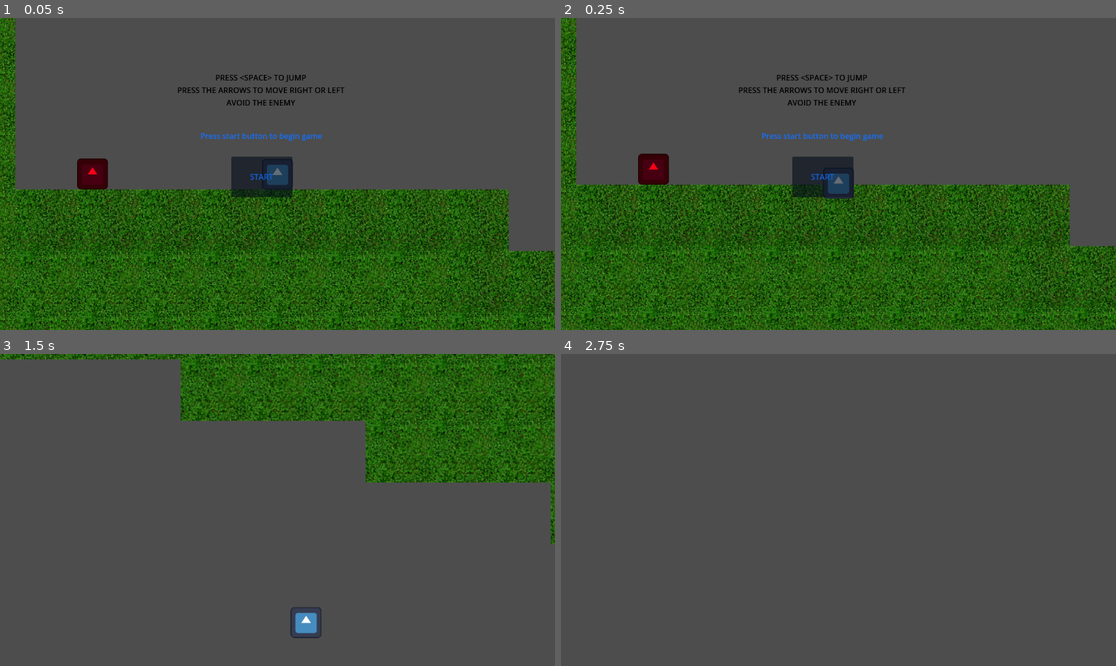
Above: before the commit, frames 1-4 (two rows, left to right).
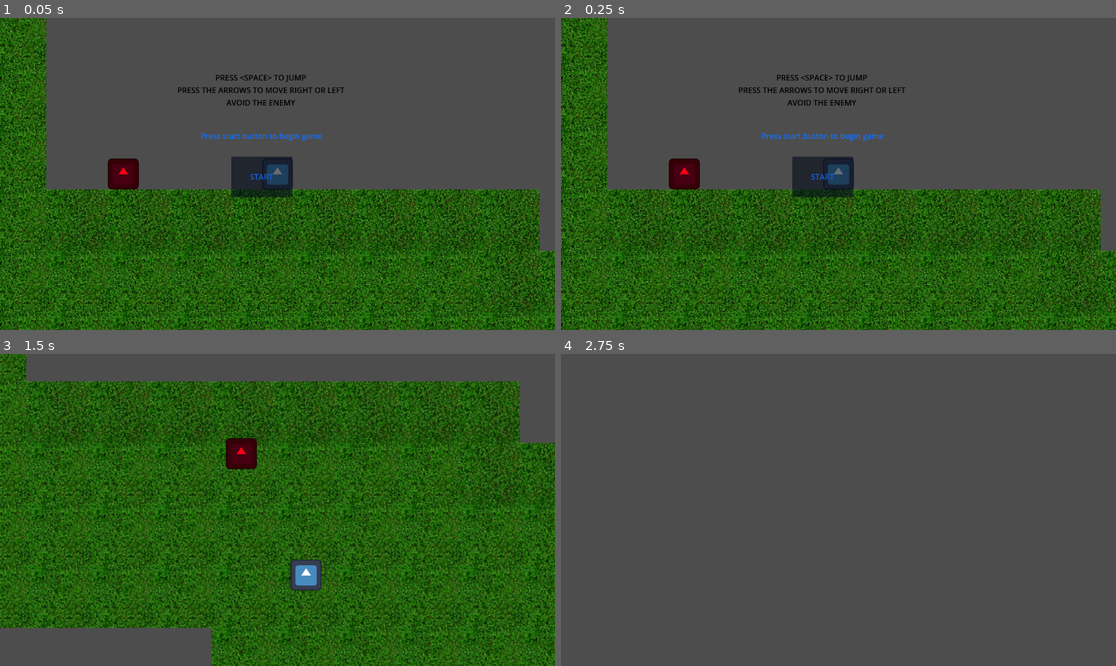
Above: after the commit, the same moments.

Repository: drew-kinsey-09/The_Chase
Game: Godot game, scene res://levels/level_2.tscn
Same seed, same stepped clock (60 frames per second), same inputs: the game is played once before the commit and once after it. This scene is started directly instead of the project's main scene. The engine's default icon, where the game draws it, is replaced by a stand-in: a white triangle on a blue panel in a dark square.
Inputs:
- Up to frame 1 (0.05 s): no input
- Up to frame 2 (0.25 s): no input
- Up to frame 3 (1.5 s): click "START" at 0.5 s; tap Enter (ui_accept) at 1.25 s; hold Right (ui_right) from 1.28 s (still down)
- Up to frame 4 (2.75 s): keep holding Right (ui_right); tap Enter (ui_accept) at 1.52, 2.27 s

The runs differ from the first frame. In frame 1, 29% of the frame differs, in the area x 0-100%, y 0-100%; in frame 2, 30%; in frame 3, 85%; in frame 4, nothing differs.

Commit message:
practically nothing

Diff:
--- a/the-chase/character_body_2d.gd
+++ b/the-chase/character_body_2d.gd
@@ -4,7 +4,7 @@
 
 const SPEED = 500.0
 const JUMP_VELOCITY = -500.0
-var can_move = true
+var can_move = false
 
 
 func _physics_process(delta: float) -> void:
--- a/the-chase/levels/level_1.tscn
+++ b/the-chase/levels/level_1.tscn
@@ -1,22 +1,24 @@
-[gd_scene load_steps=20 format=3 uid="uid://bk8f33t000c6y"]
-
-[ext_resource type="Texture2D" uid="uid://755f0l2xp2fd" path="res://tileable-grass_clover_tt7010116-sample_1.png" id="1_1fput"]
-[ext_resource type="Script" uid="uid://cporsb3x0kcbh" path="res://character_body_2d.gd" id="2_6yxbg"]
-[ext_resource type="Texture2D" uid="uid://cpx5ppiwwc6lb" path="res://icon.svg" id="3_4fc0e"]
-[ext_resource type="PackedScene" uid="uid://c2efg3l7it3hb" path="res://enemy.tscn" id="4_21ko3"]
-[ext_resource type="Script" uid="uid://bqoccdbk63cf6" path="res://enemy.gd" id="5_s07ge"]
-[ext_resource type="PackedScene" uid="uid://cf53qfm1efyio" path="res://key.tscn" id="6_iwo8l"]
-[ext_resource type="Script" uid="uid://c87uqclomdwjv" path="res://door.gd" id="7_j7211"]
-[ext_resource type="Texture2D" uid="uid://dejvbhmn1xif4" path="res://pixel_door.png" id="8_fd7wu"]
-[ext_resource type="PackedScene" uid="uid://d2ejs6ur4m8ql" path="res://button.tscn" id="9_m080e"]
-[ext_resource type="PackedScene" uid="uid://ddtf6gkk31sfk" path="res://lost.tscn" id="10_nljbn"]
-[ext_resource type="Script" uid="uid://btda04lyiqq17" path="res://lost.gd" id="11_w23s1"]
-[ext_resource type="PackedScene" uid="uid://drulghqyrqivo" path="res://win.tscn" id="12_n1xy8"]
-[ext_resource type="Script" uid="uid://cnwibr6i1yrei" path="res://win.gd" id="13_3yxmn"]
-[ext_resource type="Script" uid="uid://d3qglabsfde1g" path="res://key.gd" id="14_6yxbg"]
+[gd_scene load_steps=21 format=3 uid="uid://bk8f33t000c6y"]
+
+[ext_resource type="Texture2D" uid="uid://755f0l2xp2fd" path="res://tileable-grass_clover_tt7010116-sample_1.png" id="1_betor"]
+[ext_resource type="Script" uid="uid://cporsb3x0kcbh" path="res://character_body_2d.gd" id="2_vjtdm"]
+[ext_resource type="Texture2D" uid="uid://cpx5ppiwwc6lb" path="res://icon.svg" id="3_bgw3c"]
+[ext_resource type="PackedScene" uid="uid://c2efg3l7it3hb" path="res://enemy.tscn" id="4_lrvbd"]
+[ext_resource type="Script" uid="uid://bqoccdbk63cf6" path="res://enemy.gd" id="5_oqlok"]
+[ext_resource type="Script" uid="uid://c87uqclomdwjv" path="res://door.gd" id="6_7nvrk"]
+[ext_resource type="Texture2D" uid="uid://dejvbhmn1xif4" path="res://pixel_door.png" id="7_jkxa6"]
+[ext_resource type="PackedScene" uid="uid://d2ejs6ur4m8ql" path="res://button.tscn" id="8_w75he"]
+[ext_resource type="PackedScene" uid="uid://ddtf6gkk31sfk" path="res://lost.tscn" id="9_udfhf"]
+[ext_resource type="Script" uid="uid://btda04lyiqq17" path="res://lost.gd" id="10_i6od7"]
+[ext_resource type="PackedScene" uid="uid://drulghqyrqivo" path="res://win.tscn" id="11_ryfpa"]
+[ext_resource type="Script" uid="uid://cnwibr6i1yrei" path="res://win.gd" id="12_ntdhj"]
+[ext_resource type="PackedScene" uid="uid://cf53qfm1efyio" path="res://key.tscn" id="13_0fu15"]
+[ext_resource type="Script" uid="uid://d3qglabsfde1g" path="res://key.gd" id="14_4knja"]
+
+[sub_resource type="PhysicsMaterial" id="PhysicsMaterial_betor"]
 
 [sub_resource type="TileSetAtlasSource" id="TileSetAtlasSource_iivgo"]
-texture = ExtResource("1_1fput")
+texture = ExtResource("1_betor")
 texture_region_size = Vector2i(128, 128)
 0:0/0 = 0
 0:0/0/physics_layer_0/polygon_0/points = PackedVector2Array(-64, -64, 64, -64, 64, 64, -64, 64)
@@ -282,6 +284,7 @@
 [sub_resource type="TileSet" id="TileSet_lquwl"]
 tile_size = Vector2i(128, 128)
 physics_layer_0/collision_layer = 1
+physics_layer_0/physics_material = SubResource("PhysicsMaterial_betor")
 sources/0 = SubResource("TileSetAtlasSource_iivgo")
 
 [sub_resource type="RectangleShape2D" id="RectangleShape2D_5vw27"]
@@ -291,18 +294,19 @@
 size = Vector2(127.5, 128)
 
 [sub_resource type="RectangleShape2D" id="RectangleShape2D_kek77"]
-size = Vector2(152, 400)
-
-[node name="Node2D" type="Node2D"]
+size = Vector2(232, 400)
+
+[node name="level_1" type="Node2D"]
 
 [node name="TileMap" type="TileMap" parent="."]
 tile_set = SubResource("TileSet_lquwl")
+collision_animatable = true
 format = 2
 layer_0/tile_data = PackedInt32Array(196603, 0, 0, 196604, 0, 0, 196605, 0, 0, 196606, 0, 0, 196607, 0, 0, 131072, 0, 0 …(4696 unchanged characters)…
 
 [node name="Player" type="CharacterBody2D" parent="."]
 position = Vector2(0, 224)
-script = ExtResource("2_6yxbg")
+script = ExtResource("2_vjtdm")
 
 [node name="hitbox" type="Area2D" parent="Player"]
 
@@ -315,47 +319,47 @@
 
 [node name="Icon" type="Sprite2D" parent="Player"]
 scale = Vector2(0.5, 0.5)
-texture = ExtResource("3_4fc0e")
+texture = ExtResource("3_bgw3c")
 
 [node name="Camera2D" type="Camera2D" parent="Player"]
 position_smoothing_enabled = true
 
-[node name="Enemy" parent="." instance=ExtResource("4_21ko3")]
+[node name="Enemy" parent="." instance=ExtResource("4_lrvbd")]
 position = Vector2(-512, 224)
 scale = Vector2(1, 1)
 motion_mode = 1
-script = ExtResource("5_s07ge")
+script = ExtResource("5_oqlok")
 
 [node name="door_detection" type="Area2D" parent="."]
 
 [node name="Door" type="Node2D" parent="door_detection"]
-script = ExtResource("7_j7211")
+script = ExtResource("6_7nvrk")
 
 [node name="opened" type="Sprite2D" parent="door_detection/Door"]
 visible = false
 modulate = Color(0, 0, 0, 1)
 position = Vector2(2056, 56)
-texture = ExtResource("8_fd7wu")
+texture = ExtResource("7_jkxa6")
 
 [node name="closed" type="Sprite2D" parent="door_detection/Door"]
 position = Vector2(2056, 56)
-texture = ExtResource("8_fd7wu")
+texture = ExtResource("7_jkxa6")
 
 [node name="CollisionShape2D" type="CollisionShape2D" parent="door_detection"]
-position = Vector2(2100, 56)
+position = Vector2(2060, 56)
 shape = SubResource("RectangleShape2D_kek77")
 
-[node name="Button" parent="." instance=ExtResource("9_m080e")]
-
-[node name="lost" parent="." instance=ExtResource("10_nljbn")]
-script = ExtResource("11_w23s1")
-
-[node name="win" parent="." instance=ExtResource("12_n1xy8")]
-script = ExtResource("13_3yxmn")
-
-[node name="key" parent="." instance=ExtResource("6_iwo8l")]
+[node name="Button" parent="." instance=ExtResource("8_w75he")]
+
+[node name="lost" parent="." instance=ExtResource("9_udfhf")]
+script = ExtResource("10_i6od7")
+
+[node name="win" parent="." instance=ExtResource("11_ryfpa")]
+script = ExtResource("12_ntdhj")
+
+[node name="key" parent="." instance=ExtResource("13_0fu15")]
 position = Vector2(1600, -72)
-script = ExtResource("14_6yxbg")
+script = ExtResource("14_4knja")
 
 [connection signal="win" from="Player" to="Enemy" method="_on_player_win"]
 [connection signal="win" from="Player" to="win" method="_on_player_win"]
--- a/the-chase/levels/level_2.tscn
+++ b/the-chase/levels/level_2.tscn
@@ -6,6 +6,8 @@
 [ext_resource type="PackedScene" uid="uid://c2efg3l7it3hb" path="res://enemy.tscn" id="4_5722l"]
 [ext_resource type="Script" uid="uid://bqoccdbk63cf6" path="res://enemy.gd" id="5_5722l"]
 [ext_resource type="PackedScene" uid="uid://d2ejs6ur4m8ql" path="res://button.tscn" id="6_ilhis"]
+
+[sub_resource type="PhysicsMaterial" id="PhysicsMaterial_ilhis"]
 
 [sub_resource type="TileSetAtlasSource" id="TileSetAtlasSource_pqqg8"]
 texture = ExtResource("1_mi4ay")
@@ -17,6 +19,8 @@
 
 [sub_resource type="TileSet" id="TileSet_0srwa"]
 tile_size = Vector2i(128, 128)
+physics_layer_0/collision_layer = 1
+physics_layer_0/physics_material = SubResource("PhysicsMaterial_ilhis")
 sources/0 = SubResource("TileSetAtlasSource_pqqg8")
 
 [node name="level_2" type="Node2D"]
@@ -27,7 +31,7 @@
 layer_0/tile_data = PackedInt32Array(196606, 0, 0, 196607, 0, 1, 131072, 0, 1, 131073, 0, 1, 131074, 0, 1, 131075, 0, 1 …(11766 unchanged characters)…
 
 [node name="Player" parent="." instance=ExtResource("3_v5uil")]
-position = Vector2(416, 224)
+position = Vector2(352, 224)
 
 [node name="enemy" parent="." instance=ExtResource("4_5722l")]
 position = Vector2(32, 224)
@@ -38,3 +42,6 @@
 position = Vector2(3976, 824)
 
 [node name="Button" parent="." instance=ExtResource("6_ilhis")]
+
+[connection signal="start_game" from="Button" to="Player" method="_on_button_start_game"]
+[connection signal="start_game" from="Button" to="enemy" method="_on_button_start_game"]
Not shown: 1 places in the-chase/levels/level_2.tscn that only renumber resources
